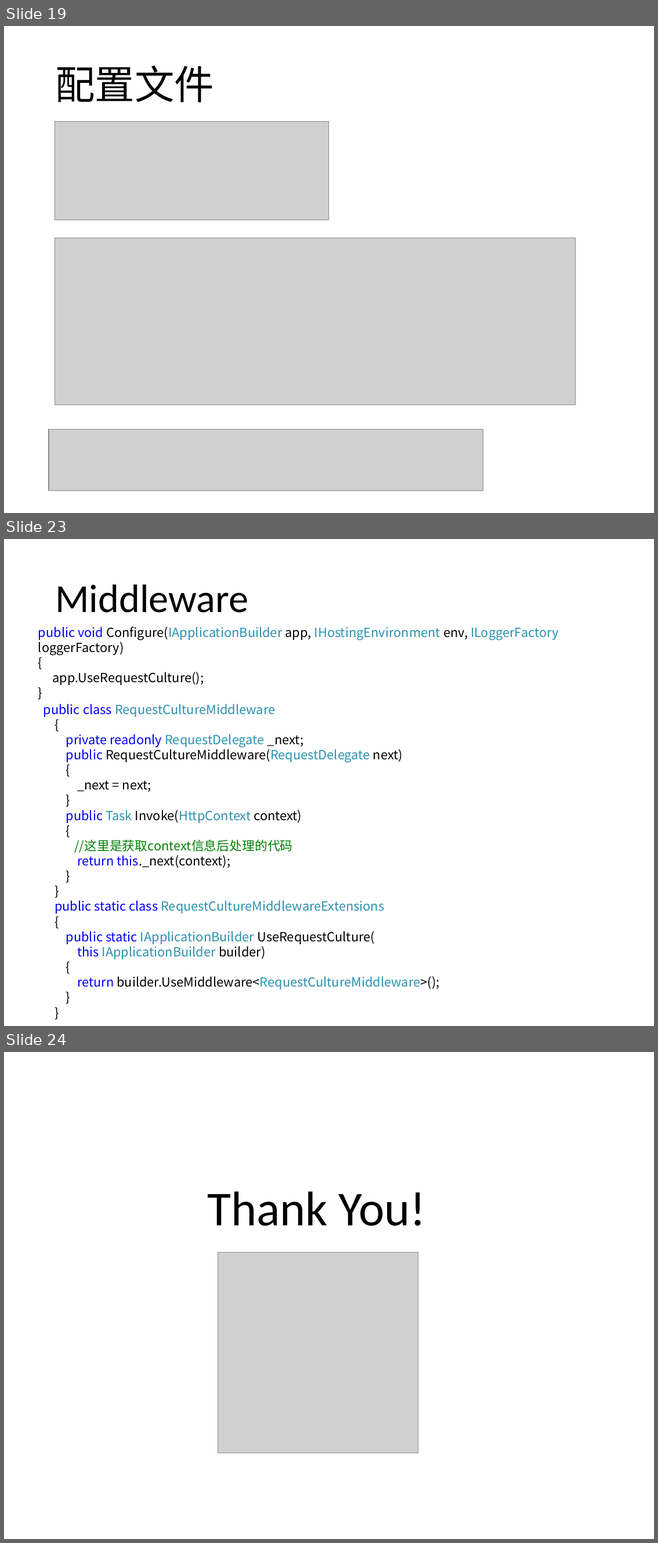
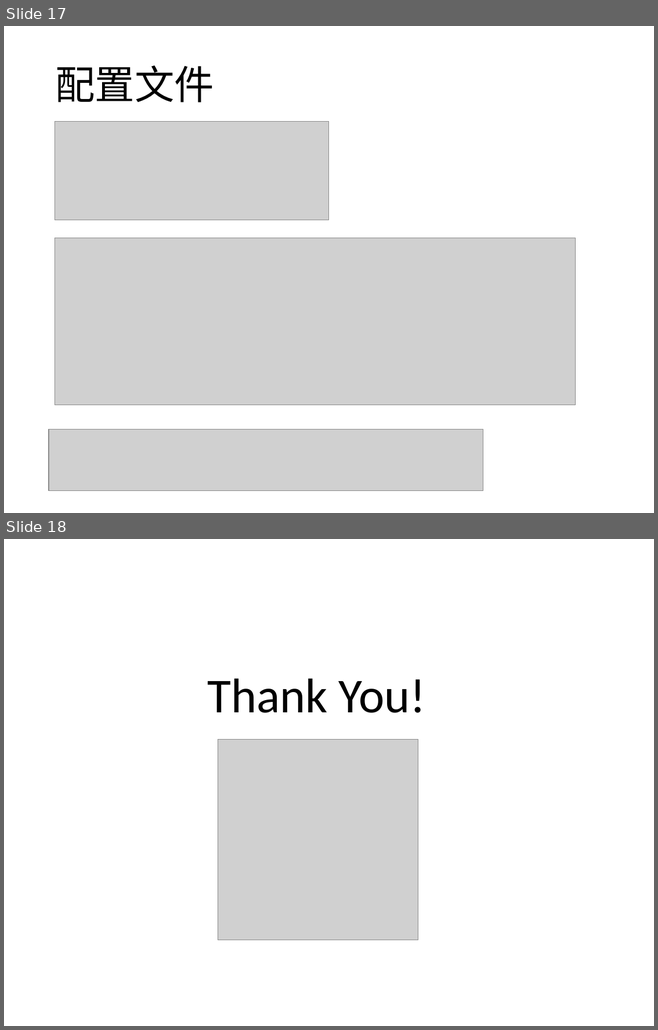
Before and after one commit to axzxs2001/AspNetCore2.0SeriesOfCourses, a slide deck: AspNetCore2.0Courses/PPT/asp.net core(一).pptx. Shown one above the other, each under a label of ours: slides 19, 23 and 24 before the commit, slides 17 and 18 after it; the slides between them are not shown. The pictures are 658x1543 and 658x1030 pixels, drawn with LibreOffice and Linux fonts; fonts in the diff are those of the drawing; grey boxes stand for pictures; background and template pictures are left out. Boxes give left, top, right and bottom in pixels: in the first picture for what was removed or moved away, otherwise in the second. Text is boxed around its words. In the diff, an @@ line names an element or a change of style, - is before the commit and + after.

```diff
--- a/AspNetCore2.0Courses/PPT/asp.net core(一).pptx
+++ b/AspNetCore2.0Courses/PPT/asp.net core(一).pptx
@@ slide 23 removed at [4,539,654,1026], background picture (left out) @@
@@ title removed at [55,584,248,613] @@
-Middleware
@@ text removed at [38,627,558,685] @@
-public void Configure(IApplicationBuilder app, IHostingEnvironment env, ILoggerFactory loggerFactory)
-{
-app.UseRequestCulture();
-}
@@ text removed at [43,704,439,990] @@
-public class RequestCultureMiddleware
-{
-private readonly RequestDelegate _next;
-public RequestCultureMiddleware(RequestDelegate next)
-{
-_next = next;
-}
-public Task Invoke(HttpContext context)
-{
-//这里是获取context信息后处理的代码
-return this._next(context);
-}
-}
-public static class RequestCultureMiddlewareExtensions
-{
-public static IApplicationBuilder UseRequestCulture(
-this IApplicationBuilder builder)
-{
-return builder.UseMiddleware<RequestCultureMiddleware>();
-}
-}
@@ what was slide 19 is now slide 17 @@
@@ what was slide 24 is now slide 18 @@
```
Also in this commit, not shown: 2 slides changed, 2 slides added, 7 other slides removed.
